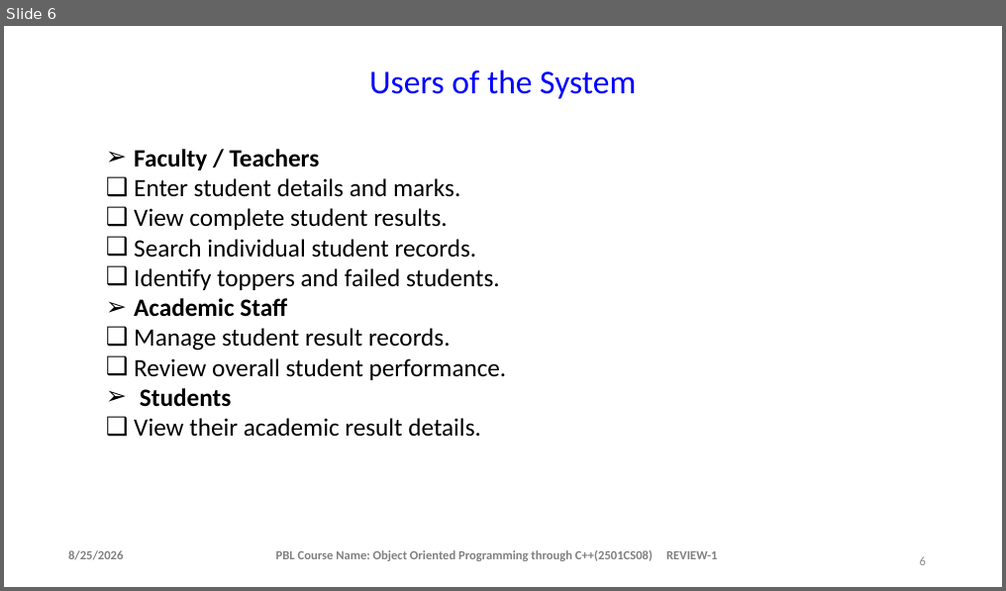
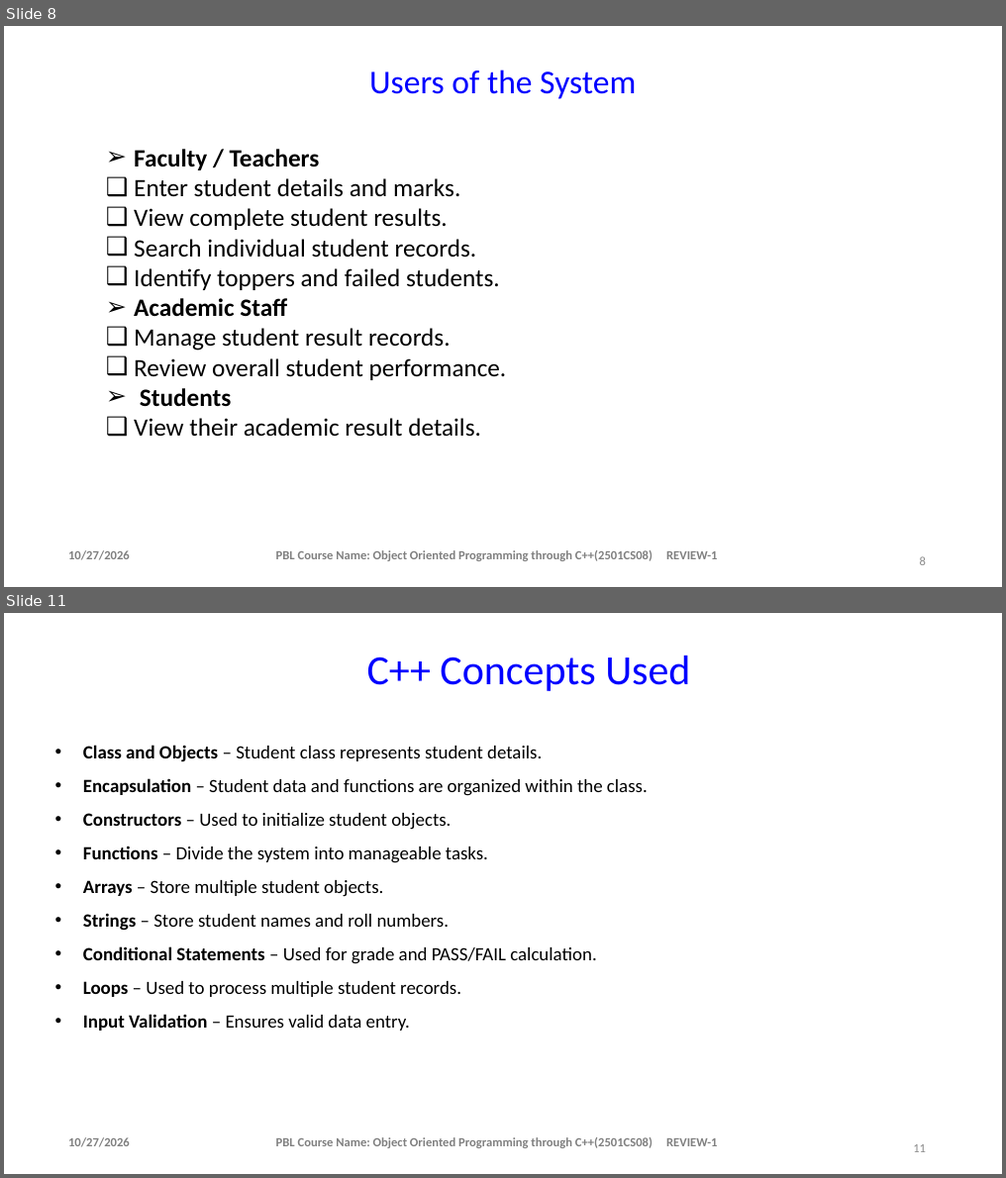
Before and after one commit to saipasupuleti314-oss/c-, a slide deck: student result system ppt.pptx. Shown one above the other, each under a label of ours: slide 6 before the commit, slides 8 and 11 after it; the slides between them are not shown. The pictures are 1006x591 and 1006x1178 pixels, drawn with LibreOffice and Linux fonts; fonts in the diff are those of the drawing; background and template pictures are left out. Boxes give left, top, right and bottom in pixels: in the first picture for what was removed or moved away, otherwise in the second. Text is boxed around its words. In the diff, an @@ line names an element or a change of style, - is before the commit and + after.

```diff
--- a/student result system ppt.pptx
+++ b/student result system ppt.pptx
@@ slide 11 added at box(4, 613, 1002, 1174), background #FFFFFF @@
@@ text added at box(367, 656, 690, 691), 40 pt, text #0000FF @@
+C++ Concepts Used
@@ text added at box(83, 745, 648, 1031), 18 pt, text #000000 @@
+• Class and Objects – Student class represents student details.
+• Encapsulation – Student data and functions are organized within the class.
+• Constructors – Used to initialize student objects.
+• Functions – Divide the system into manageable tasks.
+• Arrays – Store multiple student objects.
+• Strings – Store student names and roll numbers.
+• Conditional Statements – Used for grade and PASS/FAIL calculation.
+• Loops – Used to process multiple student records.
+• Input Validation – Ensures valid data entry.
@@ text added at box(68, 1138, 130, 1148), 12 pt, text #808080, bold @@
+10/27/2026
@@ text added at box(276, 1138, 717, 1149), 12 pt, text #808080, bold @@
+PBL Course Name: Object Oriented Programming through C++(2501CS08) REVIEW-1
@@ page number added at box(913, 1145, 926, 1153), 12 pt, text #8C8C8C @@
+11
@@ what was slide 6 is now slide 8 @@
@@ slide 8 changed as well @@
@@ text at box(68, 551, 130, 561): text changed @@
-8/25/2026
+10/27/2026
```
Also in this commit, not shown: 10 other slides changed, 8 other slides added, 1 slide removed.
